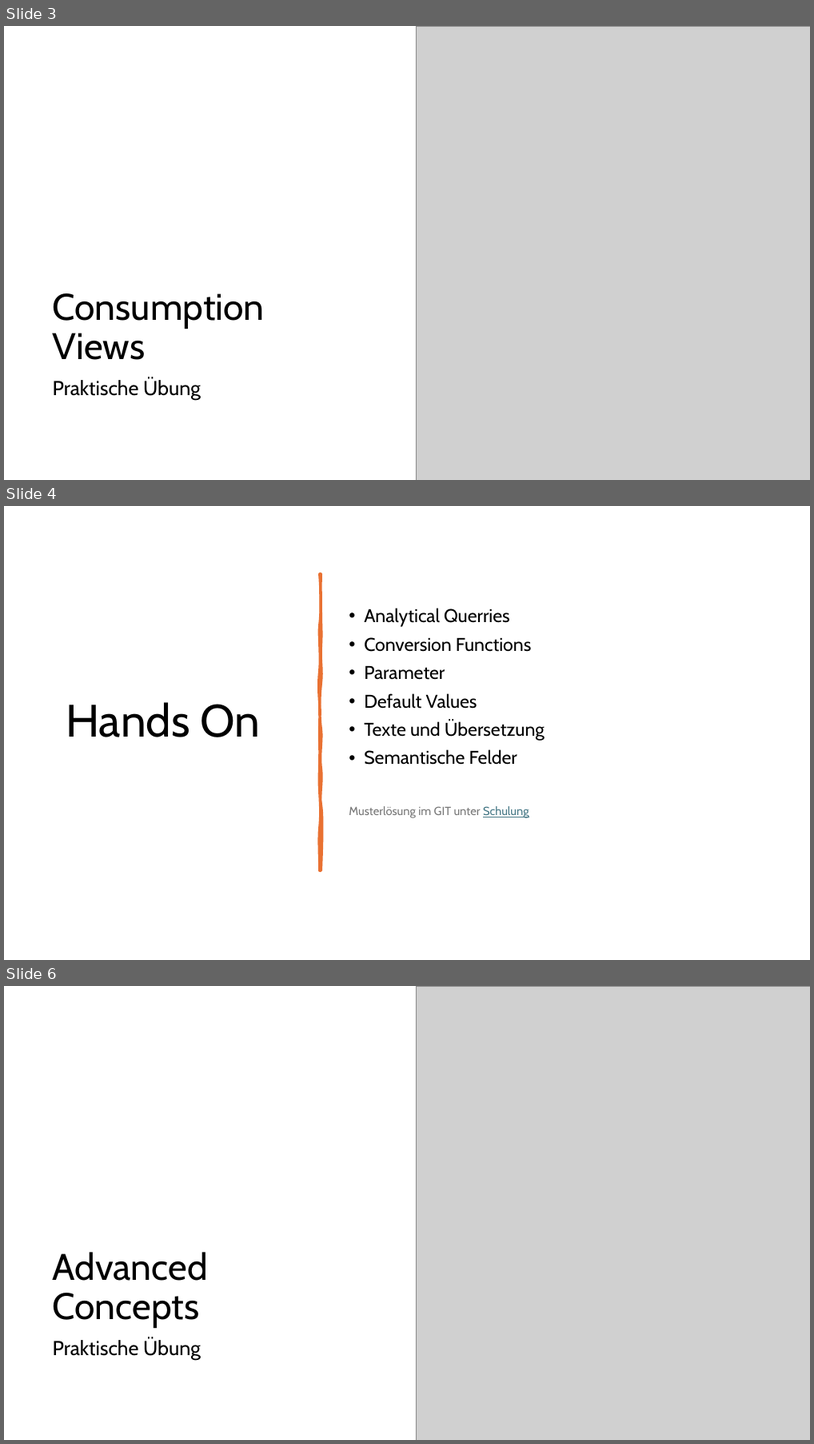
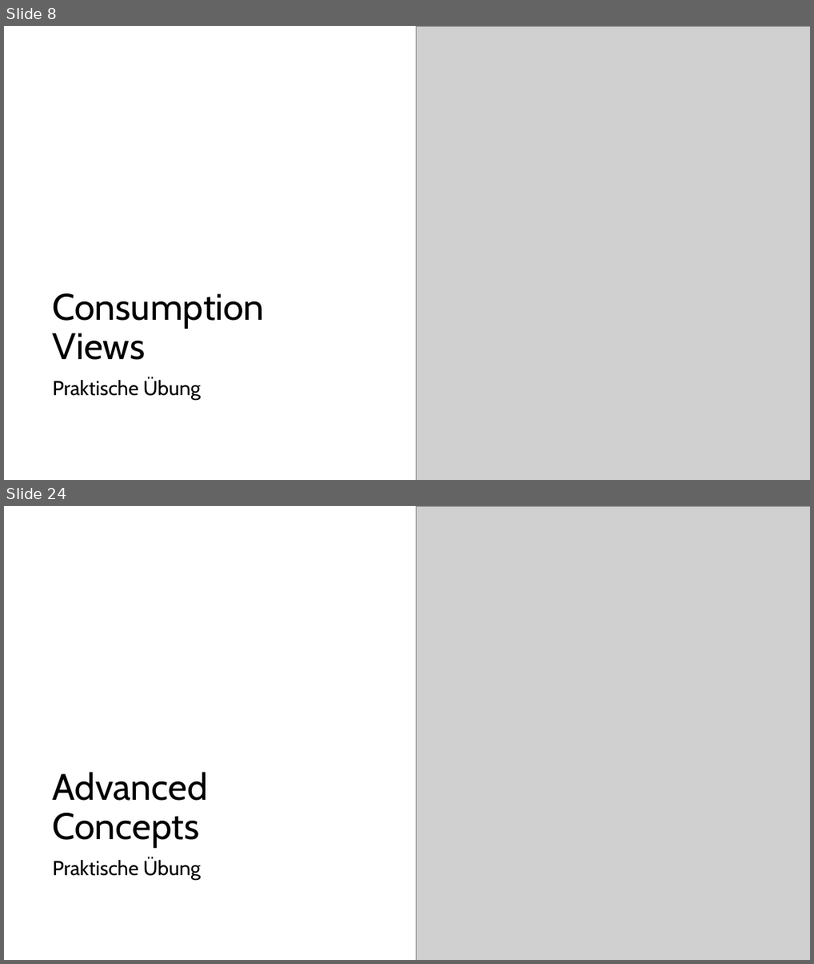
Before and after one commit to DevelopmentBvise/Schulung, a slide deck: CDS presentation/Tag2_Data Modeling with Core Data Services.pptx. Shown one above the other, each under a label of ours: slides 3, 4 and 6 before the commit, slides 8 and 24 after it; the slides between them are not shown. The pictures are 814x1444 and 814x964 pixels, drawn with LibreOffice and Linux fonts; fonts in the diff are those of the drawing; grey boxes stand for pictures. Boxes give left, top, right and bottom in pixels: in the first picture for what was removed or moved away, otherwise in the second. Text is boxed around its words. In the diff, an @@ line names an element or a change of style, - is before the commit and + after.

```diff
--- a/CDS presentation/Tag2_Data Modeling with Core Data Services.pptx
+++ b/CDS presentation/Tag2_Data Modeling with Core Data Services.pptx
@@ slide 4 removed at box(4, 506, 810, 960), background #FFFFFF @@
@@ freeform shape removed at box(320, 574, 321, 870) @@
@@ text removed at box(349, 608, 545, 818) @@
-• Analytical Querries
-• Conversion Functions
-• Parameter
-• Default Values
-• Texte und Übersetzung
-• Semantische Felder
-Musterlösung im GIT unter Schulung
@@ title removed at box(66, 702, 260, 737) @@
-Hands On
@@ what was slide 3 is now slide 8 @@
@@ what was slide 6 is now slide 24 @@
```
Also in this commit, not shown: 1 slide changed, 29 slides added, 3 other slides removed, 4 other files.
